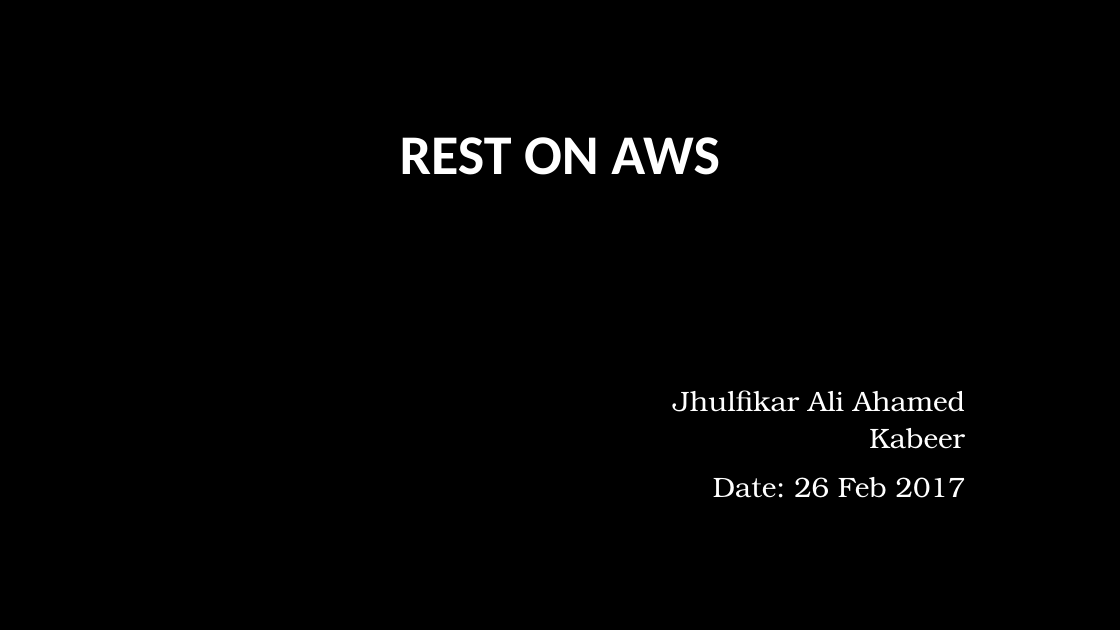
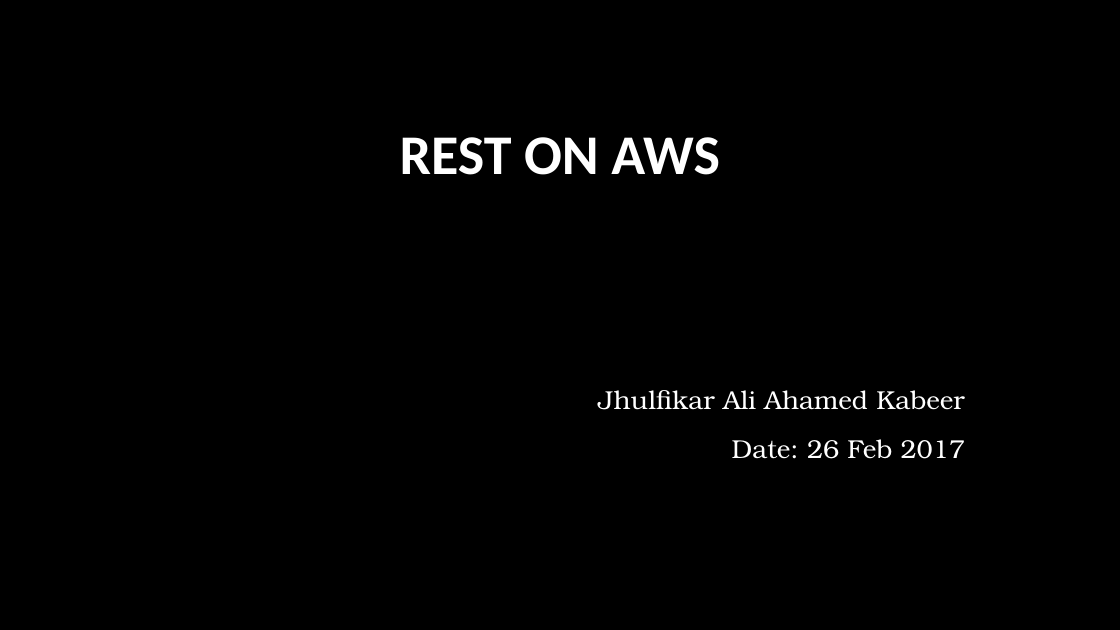
Before and after one commit to machineilm/teaching, a slide deck: slide 1 of Rest on aws (using java).pptx. Drawn at 1120x630 pixels with LibreOffice and Linux fonts; fonts in the diff are those of the drawing; background and template pictures are left out. Boxes give left, top, right and bottom in pixels: in the first picture for what was removed or moved away, otherwise in the second. Text is boxed around its words. In the diff, an @@ line names an element or a change of style, - is before the commit and + after.

```diff
--- a/Rest on aws (using java).pptx
+++ b/Rest on aws (using java).pptx
@@ subtitle "Jhulfikar Ali Ahamed Kabeer" at [598, 390, 965, 459]: size 24 to 22.2 pt; line spacing 1.1 to 1.2 @@
```
Also in this commit, not shown: 1 other slide changed, 1 slide added, 1 slide removed.
